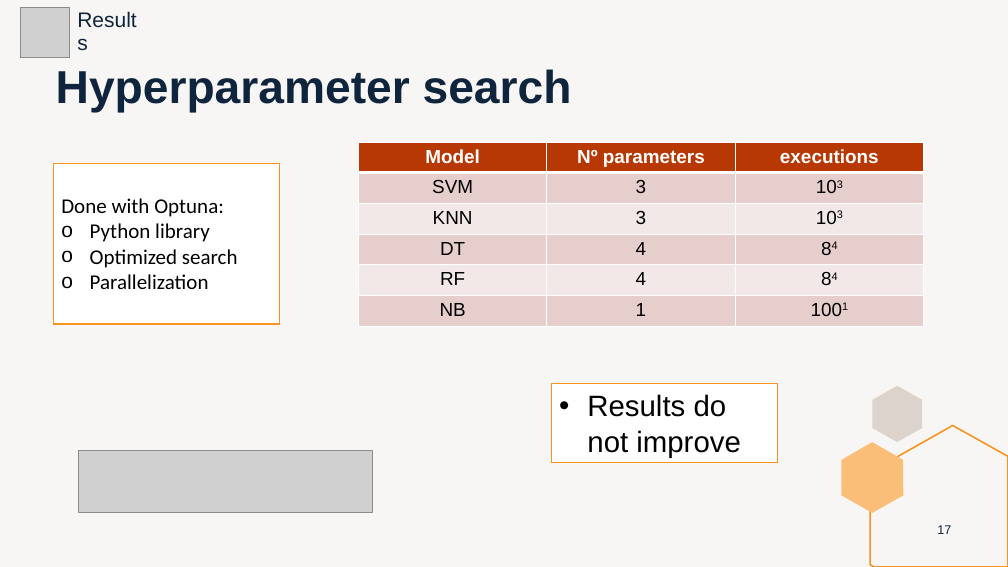
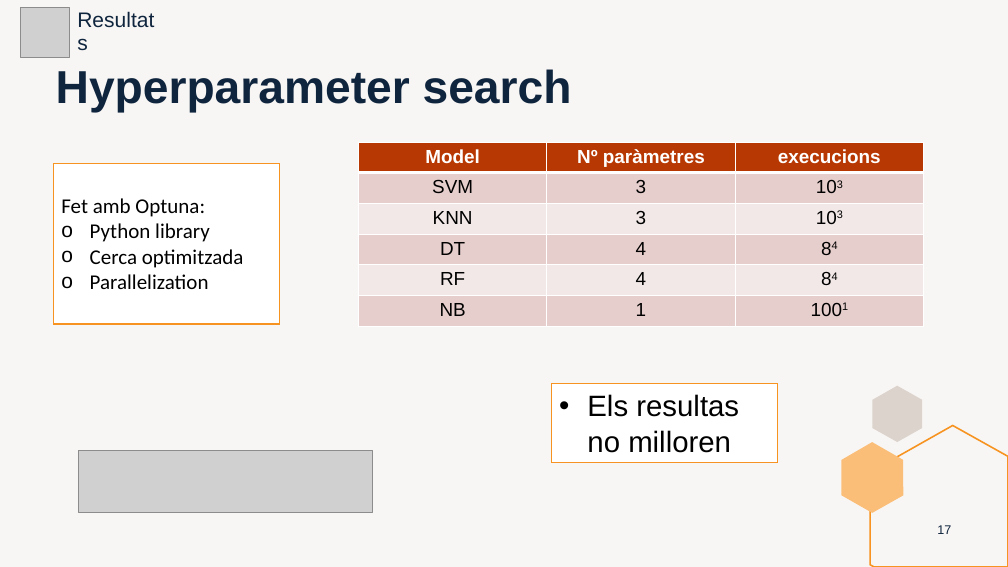
Before and after one commit to marti1999/TFG, a slide deck: slide 17 of informes/entrega final/presentation.pptx. Drawn at 1008x567 pixels with LibreOffice and Linux fonts; fonts in the diff are those of the drawing; grey boxes stand for pictures. Boxes give left, top, right and bottom in pixels: in the first picture for what was removed or moved away, otherwise in the second. Text is boxed around its words. In the diff, an @@ line names an element or a change of style, - is before the commit and + after.

```diff
--- a/informes/entrega final/presentation.pptx
+++ b/informes/entrega final/presentation.pptx
@@ text at (70,14,167,51): text changed @@
-Results
+Resultats
@@ table at (358,142,923,326) @@
-row 1, column 2: Nº parameters
+row 1, column 2: Nº paràmetres
-row 1, column 3: executions
+row 1, column 3: execucions
@@ text in rectangle at (61,198,205,217): text changed @@
-Done with Optuna:
+Fet amb Optuna:
@@ text in rectangle at (90,249,244,268): text changed @@
-o Optimized search
+o Cerca optimitzada
@@ text in rectangle at (587,394,739,453): text changed @@
-• Results do not improve
+• Els resultas no milloren
```
Also in this commit, not shown: 22 other slides changed, 5 slides added, 5 slides removed, 1 other file.
